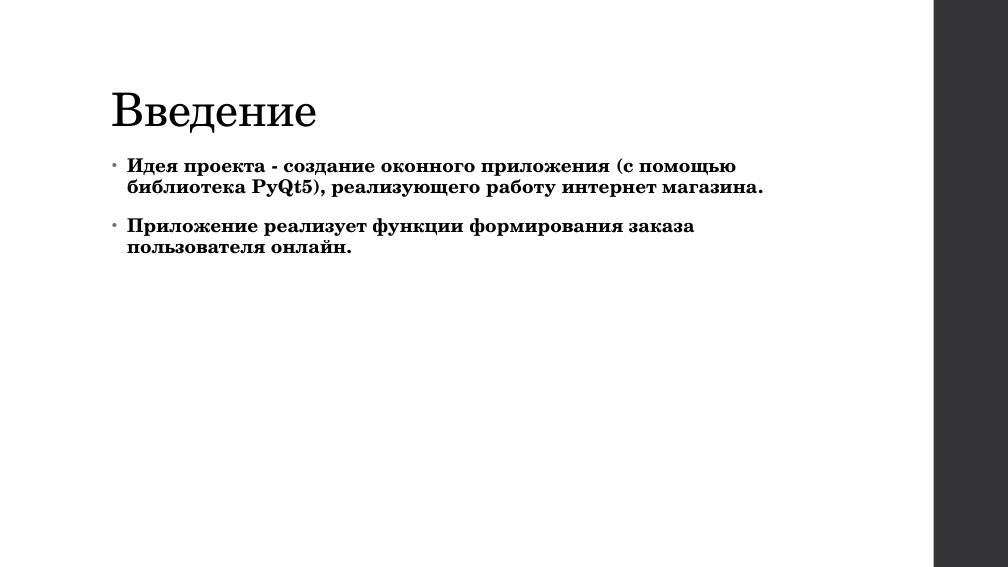
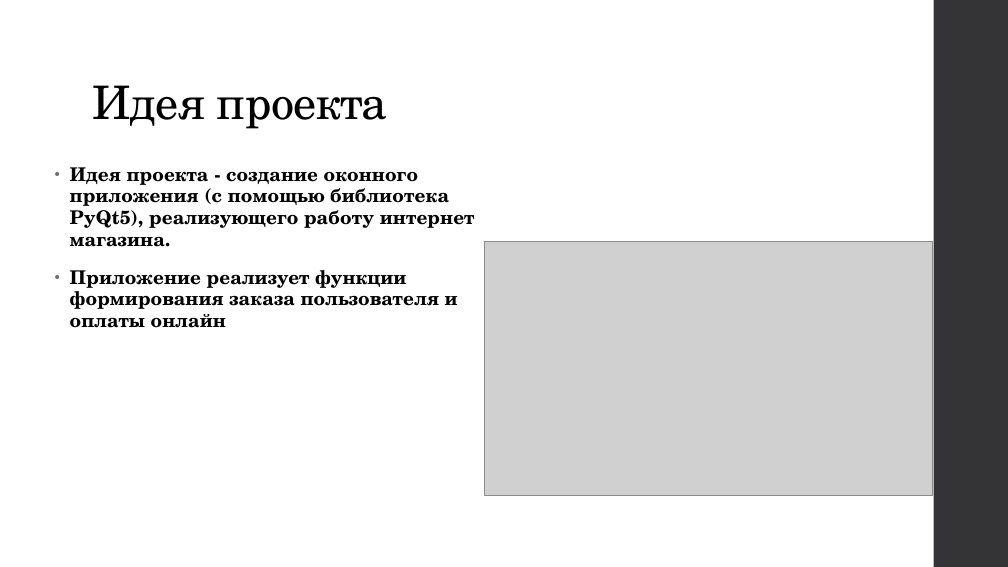
Before and after one commit to Asklit/online_store_public, a slide deck: slide 2 of online_store.pptx. Drawn at 1008x567 pixels with LibreOffice and Linux fonts; fonts in the diff are those of the drawing; grey boxes stand for pictures. Boxes give left, top, right and bottom in pixels: in the first picture for what was removed or moved away, otherwise in the second. Text is boxed around its words. In the diff, an @@ line names an element or a change of style, - is before the commit and + after.

```diff
--- a/online_store.pptx
+++ b/online_store.pptx
@@ title at [92, 85, 388, 129]: text changed @@
-Введение
+Идея проекта
@@ text "Идея проекта - создание оконного ...": place and size @@
-text "Идея проекта - создание оконного ..." at [127, 158, 757, 254]
+text "Идея проекта - создание оконного ..." at [70, 167, 475, 328]
@@ picture added at [485, 241, 932, 495] @@
@@ text at [70, 270, 458, 328]: text changed @@
-• Приложение реализует функции формирования заказа пользователя онлайн.
+• Приложение реализует функции формирования заказа пользователя и оплаты онлайн
```
Also in this commit, not shown: 1 other slide changed, 7 slides added.
